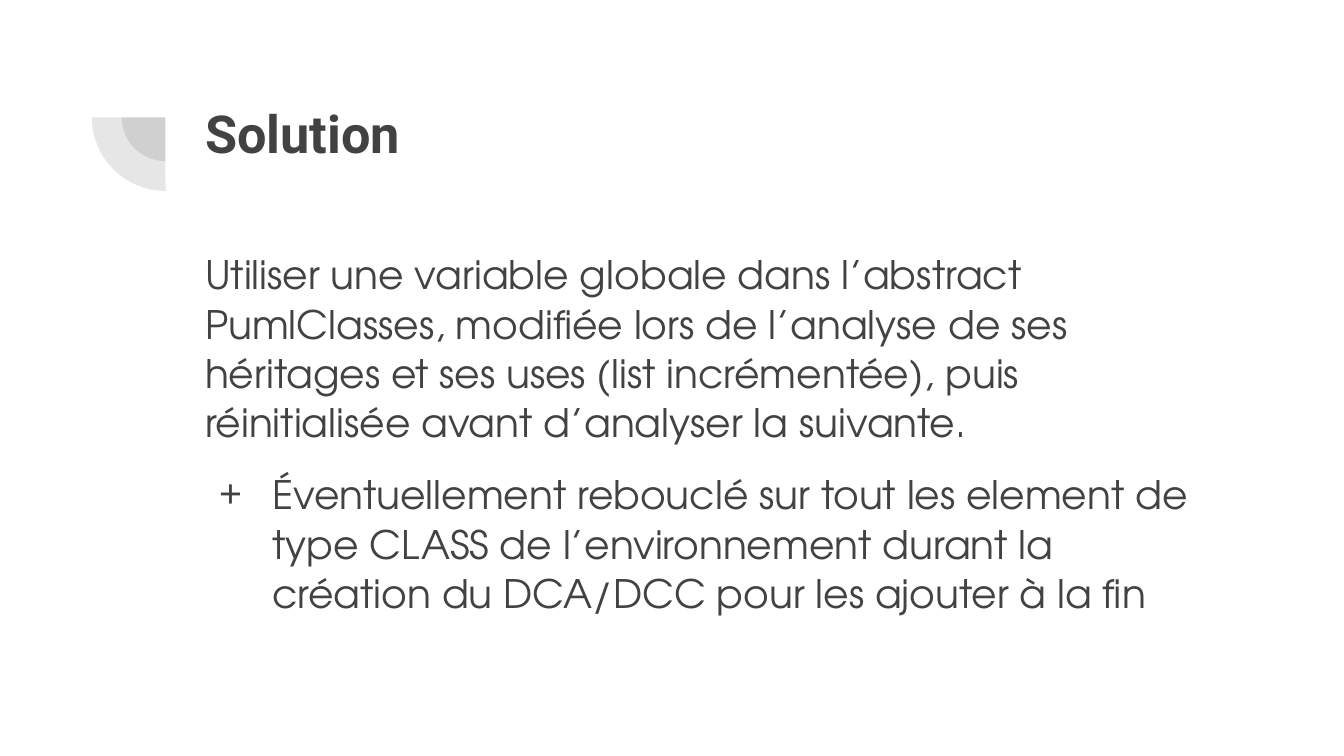
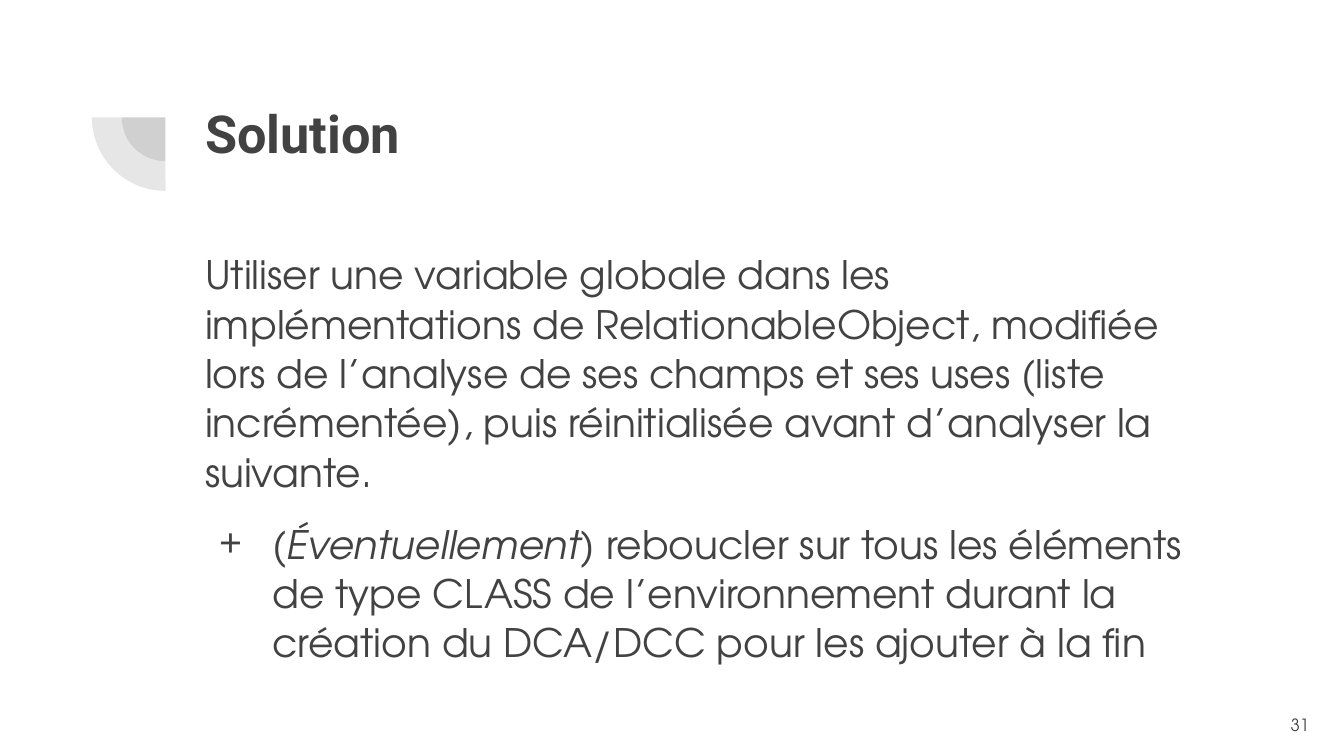
Before and after one commit to GlazKrovi/JavaToPlantUML, a slide deck: slide 31 of deliverable/P21_P22 Diapo soutenance.pptx (slide 25 before the commit). Drawn at 1344x756 pixels with LibreOffice and Linux fonts; fonts in the diff are those of the drawing. Boxes give left, top, right and bottom in pixels: in the first picture for what was removed or moved away, otherwise in the second. Text is boxed around its words. In the diff, an @@ line names an element or a change of style, - is before the commit and + after.

```diff
--- a/deliverable/P21_P22 Diapo soutenance.pptx
+++ b/deliverable/P21_P22 Diapo soutenance.pptx
@@ text at box(205, 260, 1182, 665): text changed @@
-Utiliser une variable globale dans l’abstract PumlClasses, modifiée lors de l’analyse de ses héritages et ses uses (list incrémentée), puis réinitialisée avant d’analyser la suivante.
-+ Éventuellement rebouclé sur tout les element de type CLASS de l’environnement durant la création du DCA/DCC pour les ajouter à la fin
+Utiliser une variable globale dans les implémentations de RelationableObject, modifiée lors de l’analyse de ses champs et ses uses (liste incrémentée), puis réinitialisée avant d’analyser la suivante.
++ (Éventuellement) reboucler sur tous les éléments de type CLASS de l’environnement durant la création du DCA/DCC pour les ajouter à la fin
@@ page number added at box(1291, 718, 1310, 731), 9 pt, text #424242 @@
+31
```
Also in this commit, not shown: 25 other slides changed, 6 slides added.
